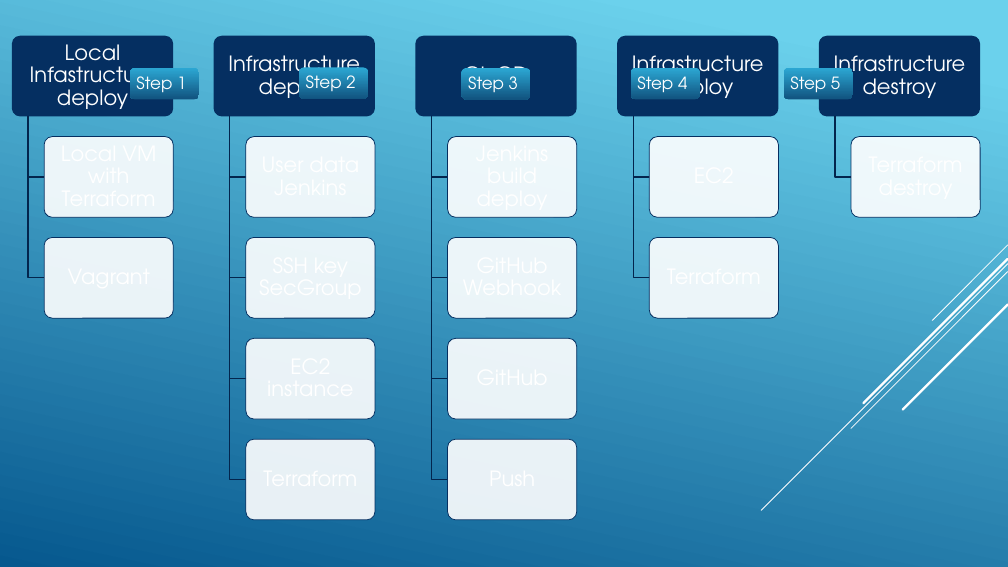
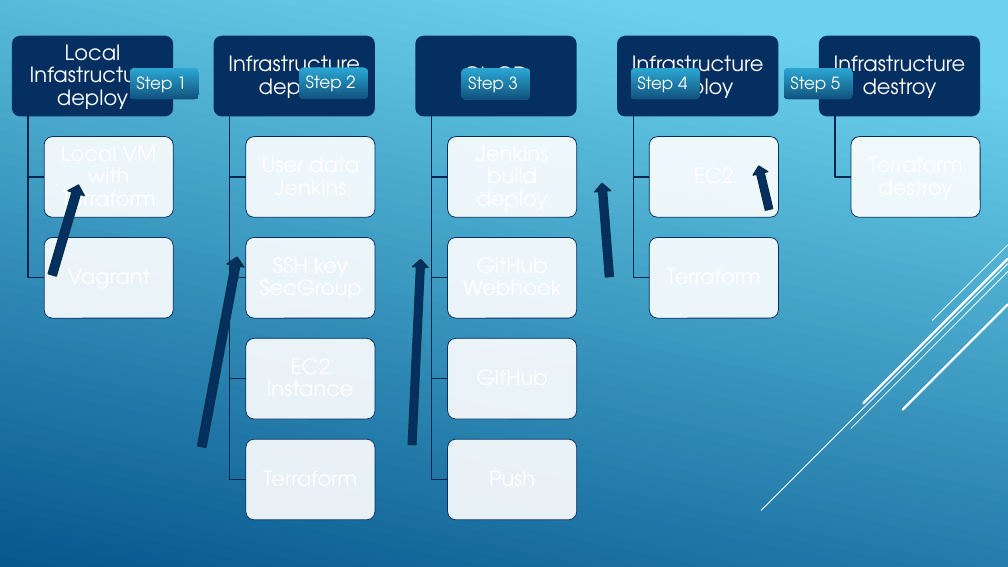
Before and after one commit to MarchenkoOlexandr/DevOps_online_Vinnitsja_2021Q4, a slide deck: slide 2 of m1/task13.1/DEPLOY TELEGRAMM BOT.pptx. Drawn at 1008x567 pixels with LibreOffice and Linux fonts; fonts in the diff are those of the drawing. Boxes give left, top, right and bottom in pixels: in the first picture for what was removed or moved away, otherwise in the second. Text is boxed around its words. In the diff, an @@ line names an element or a change of style, - is before the commit and + after.

```diff
--- a/m1/task13.1/DEPLOY TELEGRAMM BOT.pptx
+++ b/m1/task13.1/DEPLOY TELEGRAMM BOT.pptx
@@ down arrow added at <box>751,164,776,211</box>, fill #052F61, outline #043148 1.25 pt @@
@@ down arrow added at <box>44,182,87,277</box>, fill #052F61, outline #043148 1.25 pt @@
@@ down arrow added at <box>594,183,618,277</box>, fill #052F61, outline #043148 1.25 pt @@
@@ down arrow added at <box>193,256,246,448</box>, fill #052F61, outline #043148 1.25 pt @@
@@ down arrow added at <box>405,259,429,445</box>, fill #052F61, outline #043148 1.25 pt @@
```
Also in this commit, not shown: 4 other slides changed.
